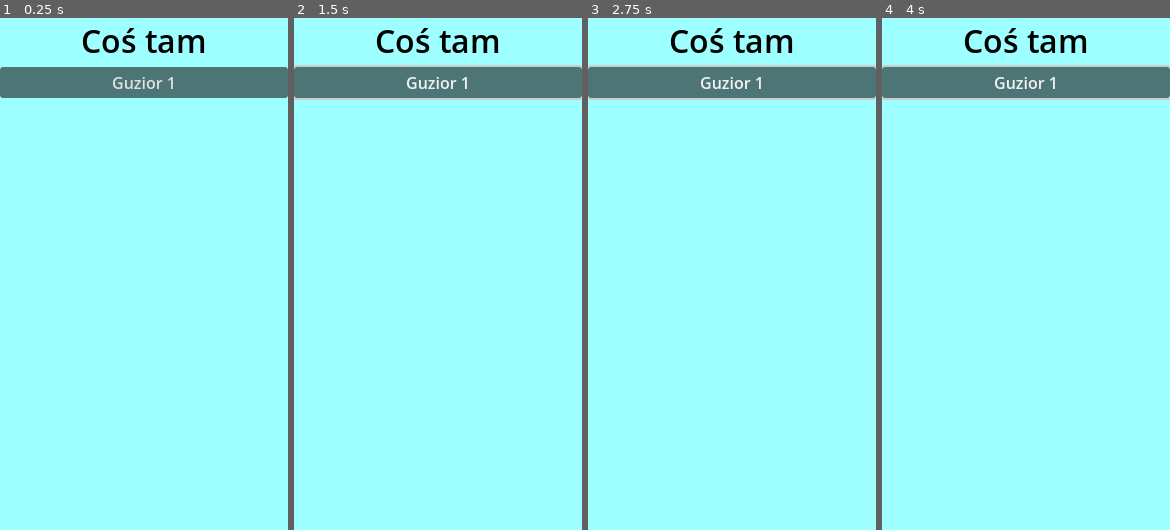
Above: before the commit, frames 1-4 (left to right).
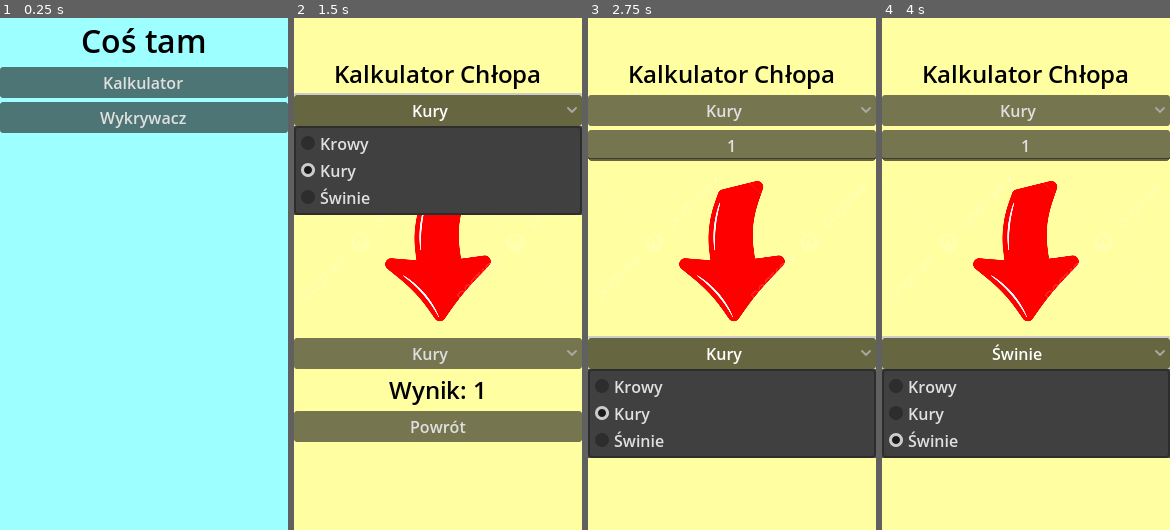
Above: after the commit, the same moments.

Repository: FilipekD/XVII-wieczna-Aplikacja
Game: Godot game, scene res://main.tscn
Same seed, same stepped clock (60 frames per second), same inputs: the game is played once before the commit and once after it.
Inputs (mouse positions are in pixels of both pictures, inside the frame that each line leads up to):
- Up to frame 1 (0.25 s): no input
- Up to frame 2 (1.5 s): click "Guzior 1" (after the commit: "Kalkulator") at 0.5 s; click (438, 110) at 1.25 s, where only the run after the commit has a clickable "Kury"
- Up to frame 3 (2.75 s): click (732, 355) at 2 s, where only the run after the commit has a clickable "Kury"
- Up to frame 4 (4 s): click "Guzior 1" (after the commit: "Powrót") at 2.75 s; click (1026, 355) at 3.5 s, where only the run after the commit has a clickable "Świnie"

The runs differ from the first frame. In frame 1, 6.4% of the frame differs, in the area x 0-100%, y 11-23%; in frame 2, 100%, in the area x 0-100%, y 0-100%; in frame 3, 100%; in frame 4, 100%.

Commit message:
Kalkulator
Wiem że to wszystko jest okropne ale narazie liczy się funkcjonalość

Diff:
--- /dev/null
+++ b/apka-na-historię/caculator.gd
@@ -0,0 +1,38 @@
+extends Control
+
+@onready var wynik: LineEdit = $VBoxContainer/LineEdit2
+@onready var from_option: OptionButton = $VBoxContainer/OptionButtonFrom
+@onready var to_option: OptionButton = $VBoxContainer/OptionButtonTo
+@onready var result_label: Label = $VBoxContainer/Label
+
+var animal_values = {
+	"Kury": 1,
+	"Krowy": 10,
+	"Świnie": 5
+}
+
+func _ready():
+	wynik.text = "1"
+	wynik.text_changed.connect(_on_input_changed)
+	from_option.item_selected.connect(_on_input_changed)
+	to_option.item_selected.connect(_on_input_changed)
+	_on_input_changed()  # Przeliczenie na starcie
+
+func _on_input_changed(_new_text = ""):
+
+	var from_type = from_option.get_item_text(from_option.selected)
+	var to_type = to_option.get_item_text(to_option.selected)
+	var input_value = wynik.text.to_int()
+
+	if from_type in animal_values and to_type in animal_values:
+		var from_value = animal_values[from_type]
+		var to_value = animal_values[to_type]
+		var result = round(input_value * from_value / to_value)
+		result_label.text = "Wynik: " + str(result)
+
+	else:
+		result_label.text = "Brak przelicznika"
+
+
+func _on_button_pressed():
+	get_tree().change_scene_to_file("res://main.tscn")
--- a/apka-na-historię/caculator.tscn
+++ b/apka-na-historię/caculator.tscn
@@ -1,43 +1,94 @@
-[gd_scene format=3 uid="uid://1v478tw1xxxq"]
+[gd_scene load_steps=4 format=3 uid="uid://1v478tw1xxxq"]
+
+[ext_resource type="Script" path="res://caculator.gd" id="1_oshx1"]
+[ext_resource type="Texture2D" uid="uid://j05jutapuu8u" path="res://Grafiki/Arrow.png" id="2_bxk3p"]
+
+[sub_resource type="LabelSettings" id="LabelSettings_whxml"]
+font_size = 24
+font_color = Color(0, 0, 0, 1)
 
 [node name="Control" type="Control"]
 layout_mode = 3
-anchors_preset = 8
-anchor_left = 0.5
-anchor_top = 0.5
-anchor_right = 0.5
-anchor_bottom = 0.5
+anchors_preset = 15
+anchor_right = 1.0
+anchor_bottom = 1.0
+grow_horizontal = 2
+grow_vertical = 2
+script = ExtResource("1_oshx1")
+
+[node name="ColorRect" type="ColorRect" parent="."]
+layout_mode = 1
+anchors_preset = 15
+anchor_right = 1.0
+anchor_bottom = 1.0
+grow_horizontal = 2
+grow_vertical = 2
+color = Color(1, 1, 0.635294, 1)
+
+[node name="VBoxContainer" type="VBoxContainer" parent="."]
+layout_mode = 1
+anchors_preset = 15
+anchor_right = 1.0
+anchor_bottom = 1.0
+offset_top = 39.0
+offset_bottom = -88.0
 grow_horizontal = 2
 grow_vertical = 2
 
-[node name="VBoxContainer" type="VBoxContainer" parent="."]
-layout_mode = 1
-anchors_preset = 7
-anchor_left = 0.5
-anchor_top = 1.0
-anchor_right = 0.5
-anchor_bottom = 1.0
-offset_left = -41.0
-offset_top = -40.0
-offset_right = 41.0
-grow_horizontal = 2
-grow_vertical = 0
+[node name="Label2" type="Label" parent="VBoxContainer"]
+layout_mode = 2
+text = "Kalkulator Chłopa
+"
+label_settings = SubResource("LabelSettings_whxml")
+horizontal_alignment = 1
 
-[node name="HBoxContainer" type="HBoxContainer" parent="VBoxContainer"]
-layout_mode = 2
-
-[node name="OptionButtonTo" type="OptionButton" parent="VBoxContainer/HBoxContainer"]
+[node name="OptionButtonFrom" type="OptionButton" parent="VBoxContainer"]
 layout_mode = 2
 size_flags_horizontal = 3
-item_count = 2
-popup/item_0/text = "Krowa"
-popup/item_1/text = "Kura"
-popup/item_1/id = 1
+size_flags_vertical = 4
+alignment = 1
+selected = 1
+item_count = 3
+popup/item_0/text = "Krowy"
+popup/item_1/text = "Kury"
+popup/item_2/text = "Świnie"
+popup/item_2/id = 2
 
-[node name="OptionButtonFrom" type="OptionButton" parent="VBoxContainer/HBoxContainer"]
+[node name="LineEdit2" type="LineEdit" parent="VBoxContainer"]
 layout_mode = 2
 size_flags_horizontal = 3
-item_count = 2
-popup/item_0/text = "Krowa"
-popup/item_1/text = "Kura"
-popup/item_1/id = 1
+placeholder_text = "Ilość"
+alignment = 1
+
+[node name="TextureRect" type="TextureRect" parent="VBoxContainer"]
+layout_mode = 2
+size_flags_vertical = 3
+texture = ExtResource("2_bxk3p")
+expand_mode = 1
+stretch_mode = 6
+
+[node name="OptionButtonTo" type="OptionButton" parent="VBoxContainer"]
+layout_mode = 2
+size_flags_horizontal = 3
+alignment = 1
+selected = 1
+item_count = 3
+popup/item_0/text = "Krowy"
+popup/item_1/text = "Kury"
+popup/item_2/text = "Świnie"
+popup/item_2/id = 2
+
+[node name="Label" type="Label" parent="VBoxContainer"]
+layout_mode = 2
+text = "Input
+"
+label_settings = SubResource("LabelSettings_whxml")
+horizontal_alignment = 1
+
+[node name="Button" type="Button" parent="VBoxContainer"]
+layout_mode = 2
+text = "Powrót"
+
+[connection signal="item_selected" from="VBoxContainer/OptionButtonFrom" to="." method="_on_option_button_from_item_selected"]
+[connection signal="item_selected" from="VBoxContainer/OptionButtonTo" to="." method="_on_option_button_to_item_selected"]
+[connection signal="pressed" from="VBoxContainer/Button" to="." method="_on_button_pressed"]
--- /dev/null
+++ b/apka-na-historię/main.gd
@@ -0,0 +1,19 @@
+extends Control
+
+
+# Called when the node enters the scene tree for the first time.
+func _ready():
+	pass # Replace with function body.
+
+
+# Called every frame. 'delta' is the elapsed time since the previous frame.
+func _process(delta):
+	pass
+
+
+func _on_button_pressed():
+	get_tree().change_scene_to_file("res://caculator.tscn")
+
+
+func _on_button_2_pressed():
+	get_tree().change_scene_to_file("res://wykrywacz.tscn")
--- a/apka-na-historię/main.tscn
+++ b/apka-na-historię/main.tscn
@@ -1,4 +1,6 @@
-[gd_scene load_steps=2 format=3 uid="uid://08fj6wqbn6nv"]
+[gd_scene load_steps=3 format=3 uid="uid://08fj6wqbn6nv"]
+
+[ext_resource type="Script" path="res://main.gd" id="1_vsveo"]
 
 [sub_resource type="LabelSettings" id="LabelSettings_72kdu"]
 font_size = 32
@@ -11,6 +13,7 @@
 anchor_bottom = 1.0
 grow_horizontal = 2
 grow_vertical = 2
+script = ExtResource("1_vsveo")
 
 [node name="ColorRect" type="ColorRect" parent="."]
 layout_mode = 1
@@ -37,5 +40,12 @@
 
 [node name="Button" type="Button" parent="VBoxContainer"]
 layout_mode = 2
-text = "Guzior 1
+text = "Kalkulator
 "
+
+[node name="Button2" type="Button" parent="VBoxContainer"]
+layout_mode = 2
+text = "Wykrywacz"
+
+[connection signal="pressed" from="VBoxContainer/Button" to="." method="_on_button_pressed"]
+[connection signal="pressed" from="VBoxContainer/Button2" to="." method="_on_button_2_pressed"]
--- a/apka-na-historię/project.godot
+++ b/apka-na-historię/project.godot
@@ -17,12 +17,16 @@
 
 [display]
 
-window/size/viewport_width=576
-window/size/viewport_height=1024
-window/size/window_width_override=288
-window/size/window_height_override=512
+window/size/viewport_width=288
+window/size/viewport_height=512
 window/stretch/aspect="expand"
 window/handheld/orientation=1
+
+[file_customization]
+
+folder_colors={
+"res://Grafiki/": "orange"
+}
 
 [input_devices]
 
--- /dev/null
+++ b/apka-na-historię/wykrywacz.gd
@@ -0,0 +1,8 @@
+extends Control
+
+func _ready():
+	print("cameras:")
+	print(CameraServer.feeds())
+	for feed in CameraServer.feeds():
+		var name = feed.get_name()
+		print(name)
--- /dev/null
+++ b/apka-na-historię/wykrywacz.tscn
@@ -0,0 +1,12 @@
+[gd_scene load_steps=2 format=3 uid="uid://bcfmye6hkmvek"]
+
+[ext_resource type="Script" path="res://wykrywacz.gd" id="1_nd0qh"]
+
+[node name="Control" type="Control"]
+layout_mode = 3
+anchors_preset = 15
+anchor_right = 1.0
+anchor_bottom = 1.0
+grow_horizontal = 2
+grow_vertical = 2
+script = ExtResource("1_nd0qh")
Binary file added: apka-na-historię/Grafiki/Arrow.png
Not shown, added: apka-na-historię/Grafiki/Arrow.png.import
Not shown, changed: apka-na-historię/export_presets.cfg
